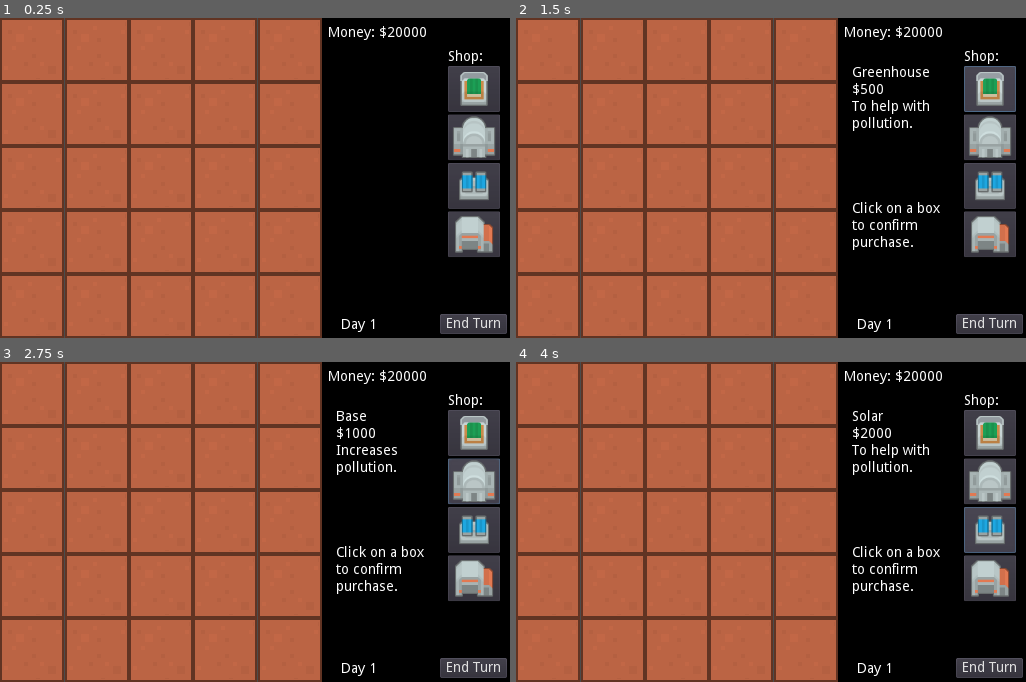
Above: before the commit, frames 1-4 (two rows, left to right).
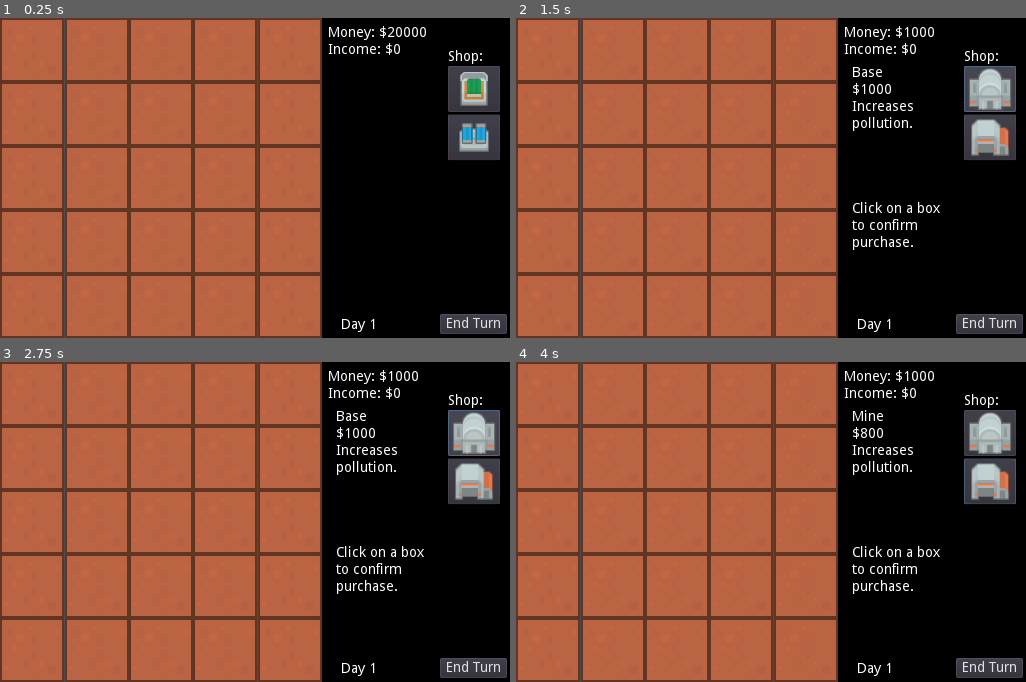
Above: after the commit, the same moments.

Repository: NicoleTomaszewski/GreenVsGreed
Game: Godot game, scene res://MainScreen.tscn
The game is run twice, just before and just after one commit, with the same random seed, the same clock (stepped at 60 frames per second) and the same inputs. The project has no main scene, so this scene is started directly.
Inputs (mouse positions are in pixels of both pictures, inside the frame that each line leads up to; where the layout moved, square brackets give the same spot in the first picture):
- Up to frame 1 (0.25 s): no input
- Up to frame 2 (1.5 s): click "End Turn" at 0.5 s; click (990, 88) at 1.27 s
- Up to frame 3 (2.75 s): click (474, 432) [474, 480] at 2 s
- Up to frame 4 (4 s): click (990, 480) [990, 579] at 2.75 s; click (990, 528) at 3.52 s

The runs differ from the first frame. In frame 1, 3.9% of the frame differs, in the area x 64-99%, y 7-75%; in frame 2, 5.1%, in the area x 64-99%, y 2-75%; in frame 3, 4.8%; in frame 4, 5.1%.

Commit message:
stats now change when player changes

Diff:
--- a/Globals.gd
+++ b/Globals.gd
@@ -16,8 +16,9 @@
 
 var money = [1000,1000]
 var levels = [0,0]
+var income = [0, 0]
 
-var day = 0
+var day = 1
 # Scale of 1-10
 var polution = 0
 var weather = Weather.CLEAR
@@ -46,6 +47,15 @@
 	1500, # Greenhouse
 ]
 
+const BuildingsIncome = [
+	0, # Nothing
+	200, # Crops
+	200, # Mine
+	350, # Solar
+	350, # Base
+	500, # Greenhouse
+]
+
 const BuildingsTextures = [
 	null,
 	null,
@@ -58,9 +68,9 @@
 var next_placement = BuildingsFarmer.SOLAR
 
 func reset_data():
-	money = [0,0]
+	money = [1000,1000]
 	levels = [0,0]
-	day = 0
+	day = 1
 	polution = 0
 	weather = Weather.CLEAR
 	cur_player = P1
--- a/Scripts/UI.gd
+++ b/Scripts/UI.gd
@@ -1,30 +1,43 @@
 extends Control
 
-
+onready var globals = get_node("/root/Globals")
 
 func _on_greenhouse_button_up():
 	$Stats.text = "Greenhouse\n$500\nTo help with\npollution."
 	$ConfirmationText.text = "Click on a box\nto confirm\npurchase."
+	globals.next_placement = globals.BuildingsFarmer.GREENHOUSE
 
 
 func _on_base_button_up():
 	$Stats.text = "Base\n$1000\nIncreases\npollution."
 	$ConfirmationText.text = "Click on a box\nto confirm\npurchase."
+	globals.next_placement = globals.BuildingsCompany.BASE
 
 
 func _on_solar_button_up():
 	$Stats.text = "Solar\n$2000\nTo help with\npollution."
 	$ConfirmationText.text = "Click on a box\nto confirm\npurchase."
+	globals.next_placement = globals.BuildingsFarmer.SOLAR
 
 
 func _on_mine_button_up():
 	$Stats.text = "Mine\n$800\nIncreases\npollution."
 	$ConfirmationText.text = "Click on a box\nto confirm\npurchase."
+	globals.next_placement = globals.BuildingsCompany.MINE
 
 
 func _on_EndTurnButton_button_up():
-	#GLOBAL VARIABLE HERE
-	#if player is currently factory, next is farmer
-		#$TurnText.text = " Days"
+	if globals.cur_player == globals.COMPANY:
+		globals.day = globals.day + 1
+		$TurnText.text = "Day %d" % globals.day
+		$"Farm Buildings".visible = true
+		$"Company Buildings".visible = false
+		$MoneyText.text = "Money: $%d\nIncome: $%d" % [globals.money[globals.FARMER], globals.income[globals.FARMER]]
+		globals.cur_player = globals.FARMER
+	else:
+		$"Farm Buildings".visible = false
+		$"Company Buildings".visible = true
+		$MoneyText.text = "Money: $%d\nIncome: $%d" % [globals.money[globals.COMPANY], globals.income[globals.COMPANY]]
+		globals.cur_player = globals.COMPANY
 	$Stats.text = ""
 	$ConfirmationText.text = ""
--- a/Tile.gd
+++ b/Tile.gd
@@ -38,6 +38,16 @@
 		var img = globals.BuildingsTextures[globals.next_placement]
 		if img != null:
 			buildingIcon.set_texture(img)
+
+		if (globals.cur_player == globals.FARMER):
+			if (buildingType != 0):
+				globals.income[globals.COMPANY] = globals.income[globals.COMPANY] - globals.BuildingsIncome[buildingType]
+			globals.income[globals.FARMER] = globals.income[globals.FARMER] + globals.BuildingsIncome[globals.next_placement]
+		else:
+			if (buildingType != 0):
+				globals.income[globals.FARMER] = globals.income[globals.FARMER] - globals.BuildingsIncome[buildingType]
+			globals.income[globals.COMPANY] = globals.income[globals.COMPANY] + globals.BuildingsIncome[globals.next_placement]
+
 		buildingType = globals.next_placement
 		print(globals.money)
 	elif true:
--- a/Tile.tscn
+++ b/Tile.tscn
@@ -5,7 +5,7 @@
 [ext_resource path="res://Assets/Graphics/Factory/TileHighlight.png" type="Texture" id=3]
 
 [sub_resource type="RectangleShape2D" id=1]
-extents = Vector2( 32, 32 )
+extents = Vector2( 32, 31 )
 
 [node name="Tile" type="Area2D"]
 script = ExtResource( 2 )
--- a/UI.tscn
+++ b/UI.tscn
@@ -30,8 +30,9 @@
 margin_left = 8.0
 margin_top = 8.0
 margin_right = 107.0
-margin_bottom = 22.0
-text = "Money: $20000"
+margin_bottom = 32.0
+text = "Money: $20000
+Income: $0"
 
 [node name="EndTurnButton" type="Button" parent="."]
 margin_left = 120.0
@@ -47,14 +48,14 @@
 margin_right = 120.0
 margin_bottom = 168.0
 
-[node name="VBoxContainer" type="VBoxContainer" parent="."]
+[node name="Farm Buildings" type="VBoxContainer" parent="."]
 margin_left = 128.0
 margin_top = 48.0
 margin_right = 204.0
 margin_bottom = 340.0
 rect_scale = Vector2( 0.685158, 0.654964 )
 
-[node name="greenhouse" type="Button" parent="VBoxContainer"]
+[node name="greenhouse" type="Button" parent="Farm Buildings"]
 margin_right = 76.0
 margin_bottom = 70.0
 hint_tooltip = "$500"
@@ -63,35 +64,15 @@
 size_flags_vertical = 0
 icon = ExtResource( 1 )
 
-[node name="base" type="Button" parent="VBoxContainer"]
+[node name="solar" type="Button" parent="Farm Buildings"]
 margin_top = 74.0
 margin_right = 76.0
 margin_bottom = 144.0
-hint_tooltip = "1000"
-mouse_default_cursor_shape = 2
-size_flags_horizontal = 0
-size_flags_vertical = 0
-icon = ExtResource( 3 )
-
-[node name="solar" type="Button" parent="VBoxContainer"]
-margin_top = 148.0
-margin_right = 76.0
-margin_bottom = 218.0
 hint_tooltip = "2000"
 mouse_default_cursor_shape = 2
 size_flags_horizontal = 0
 size_flags_vertical = 0
 icon = ExtResource( 2 )
-
-[node name="mine" type="Button" parent="VBoxContainer"]
-margin_top = 222.0
-margin_right = 76.0
-margin_bottom = 292.0
-hint_tooltip = "800"
-mouse_default_cursor_shape = 2
-size_flags_horizontal = 0
-size_flags_vertical = 0
-icon = ExtResource( 4 )
 
 [node name="ShopText" type="Label" parent="."]
 margin_left = 128.0
@@ -107,8 +88,35 @@
 margin_right = 115.0
 margin_bottom = 240.0
 
+[node name="Company Buildings" type="VBoxContainer" parent="."]
+visible = false
+margin_left = 128.0
+margin_top = 48.0
+margin_right = 204.0
+margin_bottom = 340.0
+rect_scale = Vector2( 0.685158, 0.654964 )
+
+[node name="base" type="Button" parent="Company Buildings"]
+margin_right = 76.0
+margin_bottom = 70.0
+hint_tooltip = "1000"
+mouse_default_cursor_shape = 2
+size_flags_horizontal = 0
+size_flags_vertical = 0
+icon = ExtResource( 3 )
+
+[node name="mine" type="Button" parent="Company Buildings"]
+margin_top = 74.0
+margin_right = 76.0
+margin_bottom = 144.0
+hint_tooltip = "800"
+mouse_default_cursor_shape = 2
+size_flags_horizontal = 0
+size_flags_vertical = 0
+icon = ExtResource( 4 )
+
 [connection signal="button_up" from="EndTurnButton" to="." method="_on_EndTurnButton_button_up"]
-[connection signal="button_up" from="VBoxContainer/greenhouse" to="." method="_on_greenhouse_button_up"]
-[connection signal="button_up" from="VBoxContainer/base" to="." method="_on_base_button_up"]
-[connection signal="button_up" from="VBoxContainer/solar" to="." method="_on_solar_button_up"]
-[connection signal="button_up" from="VBoxContainer/mine" to="." method="_on_mine_button_up"]
+[connection signal="button_up" from="Farm Buildings/greenhouse" to="." method="_on_greenhouse_button_up"]
+[connection signal="button_up" from="Farm Buildings/solar" to="." method="_on_solar_button_up"]
+[connection signal="button_up" from="Company Buildings/base" to="." method="_on_base_button_up"]
+[connection signal="button_up" from="Company Buildings/mine" to="." method="_on_mine_button_up"]
